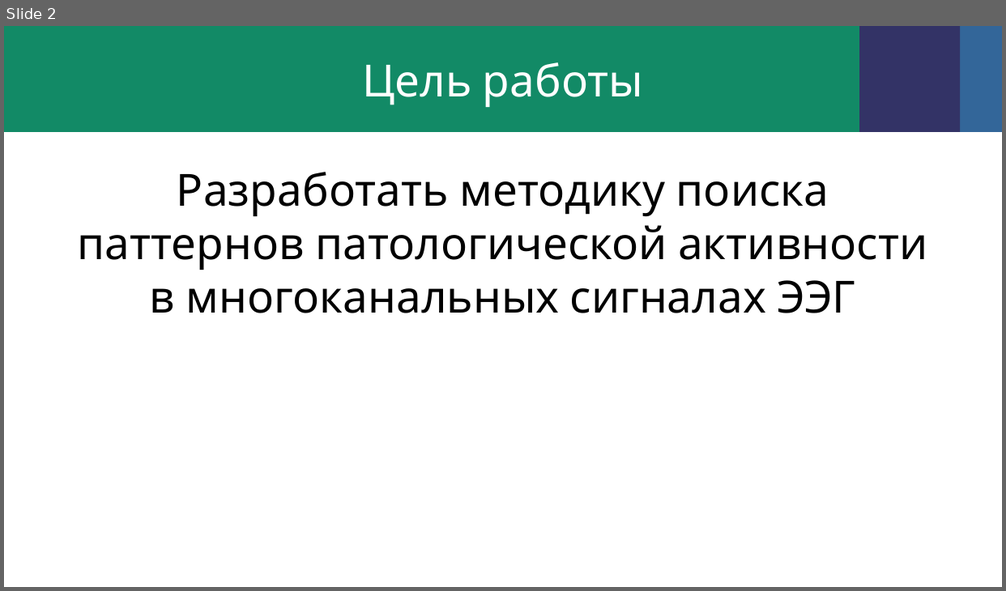
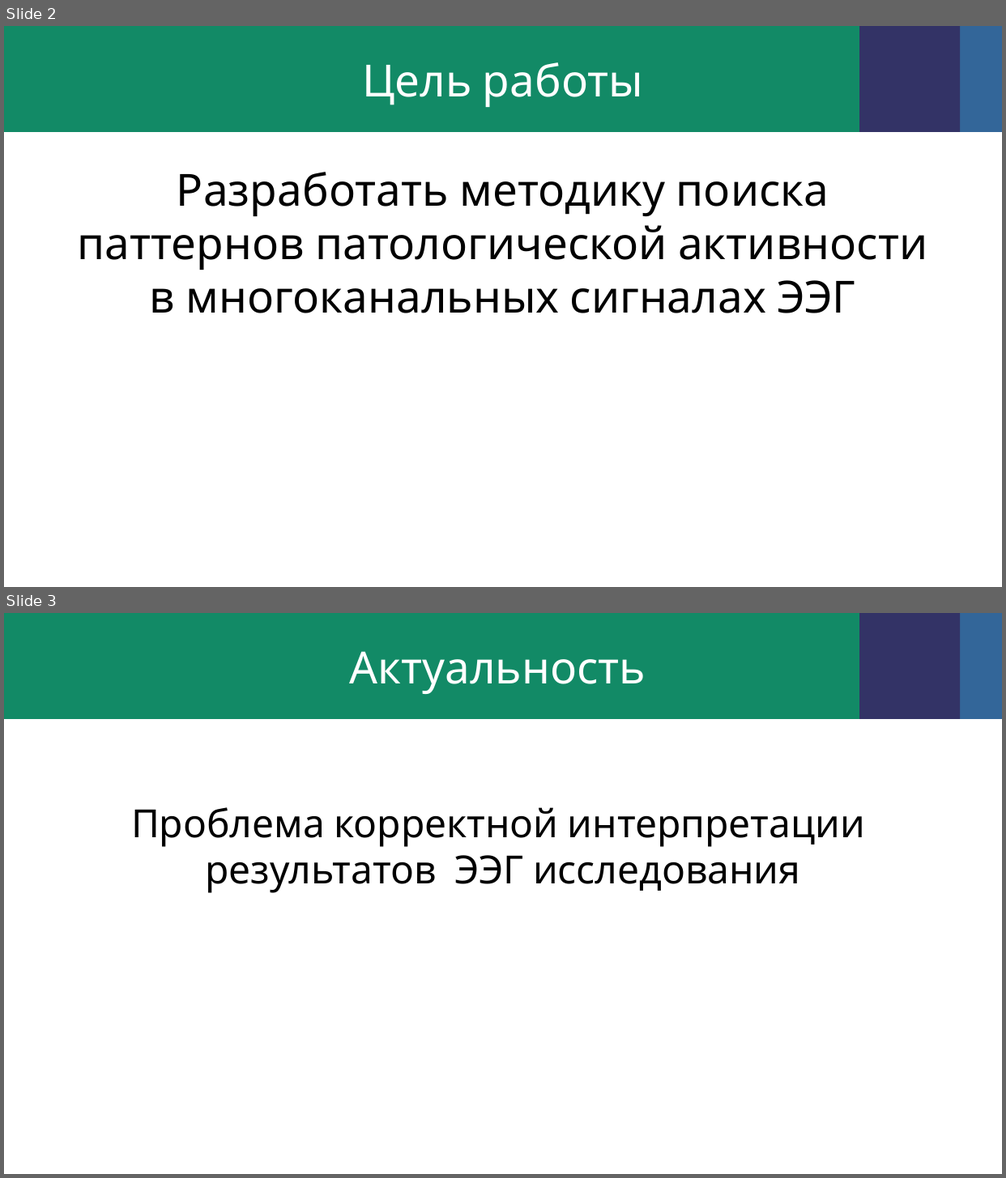
Before and after one commit to dina586/essay_eng, a slide deck: презентация.pptx. Shown one above the other, each under a label of ours: slide 2 before the commit, slides 2 and 3 after it. The pictures are 1006x591 and 1006x1178 pixels, drawn with LibreOffice and Linux fonts; fonts in the diff are those of the drawing; background and template pictures are left out. Boxes give left, top, right and bottom in pixels: in the first picture for what was removed or moved away, otherwise in the second. Text is boxed around its words. In the diff, an @@ line names an element or a change of style, - is before the commit and + after.

```diff
--- a/презентация.pptx
+++ b/презентация.pptx
@@ slide 3 added at [4,613,1002,1174], background picture (left out); not listed: 3 template elements that a slide beside it also shows @@
@@ title added at [349,651,646,694], 32 pt, text #FFFFFF @@
+Актуальность
@@ text added at [131,807,865,893], 28 pt, text #000000 @@
+Проблема корректной интерпретации результатов ЭЭГ исследования
```
Also in this commit, not shown: 2 slides changed, 12 other slides added, 2 slides removed, 21 other files.
